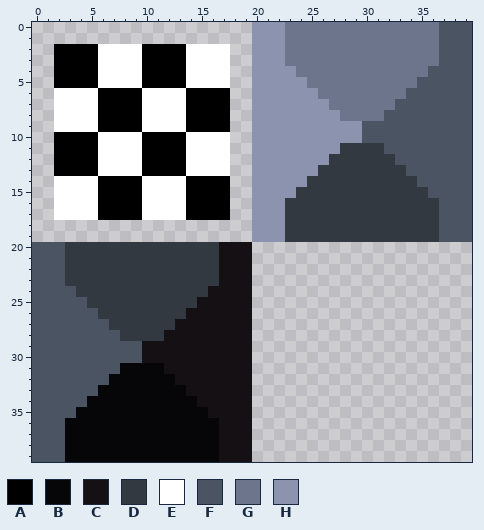
A pixel-art sprite gets an edit: Graphmatical!/tilesets/tsWorld/output_tileset.png. Above, as it was before the edit.
The file is 40x40 pixels. Colours within 5 levels of each other are drawn and written as one.
Palette (. is transparent): A #000000  B #060608  C #141013  D #333941  E #ffffff  F #4a5462  G #6d758d  H #8b93af
And afterwards:
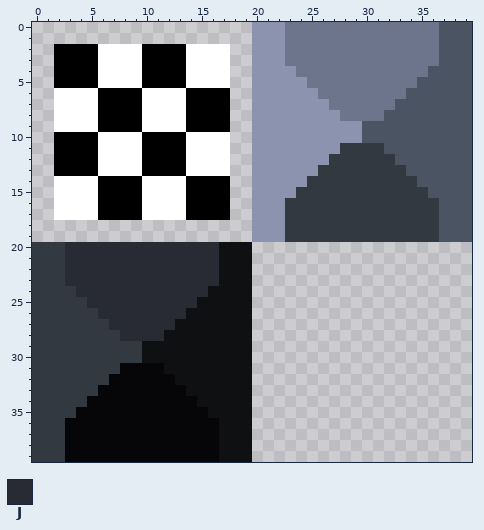
Colours new in this view: J #282b33
Edits made:
colour C: #141013 -> #0e1012
y 20..23: x 0..16 FFFDDDDDDDDDDDDDD -> DDDJJJJJJJJJJJJJJ
y 24: x 0..15 FFFFDDDDDDDDDDDD -> DDDDJJJJJJJJJJJJ
y 25: x 0..14 FFFFFDDDDDDDDDD -> DDDDDJJJJJJJJJJ
y 26: x 0..13 FFFFFFDDDDDDDD -> DDDDDDJJJJJJJJ
y 27: x 0..12 FFFFFFFDDDDDD -> DDDDDDDJJJJJJ
y 28: x 0..11 FFFFFFFFDDDD -> DDDDDDDDJJJJ
y 29..30: x 0..9 FFFFFFFFFF -> DDDDDDDDDD
y 31: x 0..7 FFFFFFFF -> DDDDDDDD
y 32: x 0..6 FFFFFFF -> DDDDDDD
y 33: x 0..5 FFFFFF -> DDDDDD
y 34: x 0..4 FFFFF -> DDDDD
y 35: x 0..3 FFFF -> DDDD
y 36..39: x 0..2 FFF -> DDD
Changed places in both pictures, as pixel boxes (x1, y1, x2, y2):
changed: (32, 242, 252, 462)
